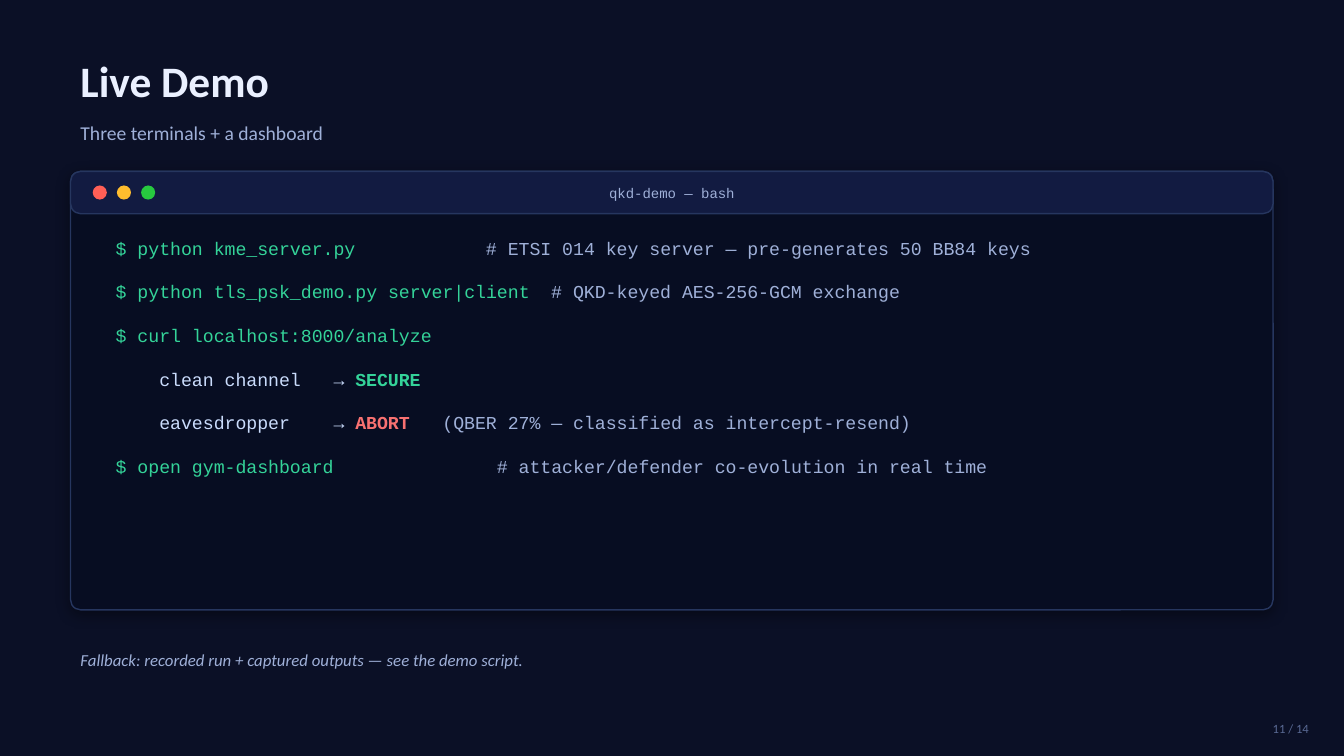
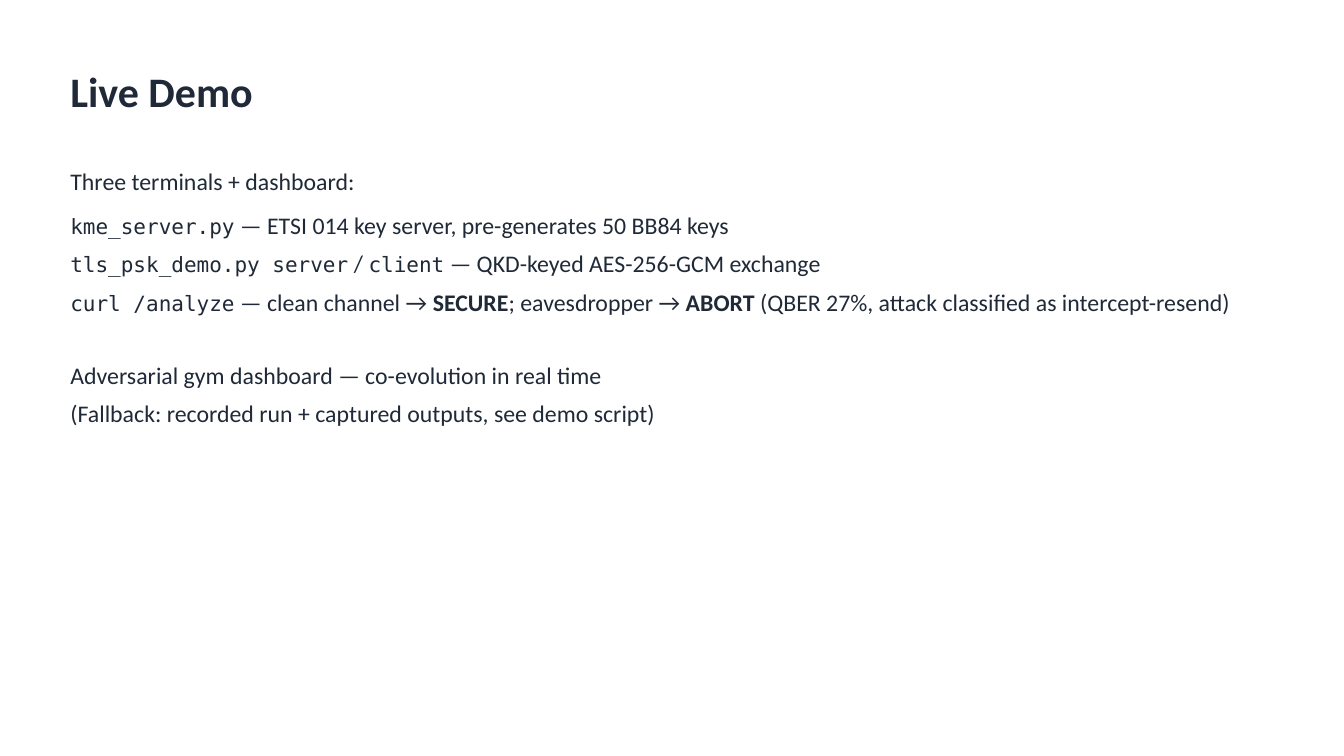
Before and after one commit to John-Jepsen/qkd-avantheir, a slide deck: slide 11 of DOCS/presentation/QKD_Capstone_Deck.pptx. Drawn at 1344x756 pixels with LibreOffice and Linux fonts; fonts in the diff are those of the drawing. Boxes give left, top, right and bottom in pixels: in the first picture for what was removed or moved away, otherwise in the second. Text is boxed around its words. In the diff, an @@ line names an element or a change of style, - is before the commit and + after.

```diff
--- a/DOCS/presentation/QKD_Capstone_Deck.pptx
+++ b/DOCS/presentation/QKD_Capstone_Deck.pptx
@@ background #0B1026 to #FFFFFF @@
@@ text "Live Demo": place and size @@
-text "Live Demo" at (80,66,269,98)
+text "Live Demo" at (70,77,252,108)
@@ text "Live Demo" at (70,77,252,108): size 31 to 30 pt, text colour #EAF0FF to #1F2937; vertical alignment middle to top @@
@@ text "Three terminals + dashboard:" at (70,173,354,190): vertical alignment middle to top @@
@@ text at (70,173,354,190): text changed; size 14 to 17 pt; text colour #9FB0D8 to #1F2937 @@
-Three terminals + a dashboard
+Three terminals + dashboard:
@@ rounded rectangle removed at (71,171,1273,610) @@
@@ rounded rectangle removed at (71,171,1273,214) @@
@@ ellipse removed at (93,186,107,200) @@
@@ ellipse removed at (117,186,131,200) @@
@@ ellipse removed at (141,186,155,200) @@
@@ text removed at (609,188,734,201) @@
-qkd-demo — bash
@@ text added at (70,217,729,239), 17 pt, text #1F2937 @@
+kme_server.py — ETSI 014 key server, pre-generates 50 BB84 keys
@@ text added at (70,255,821,277), 17 pt, text #1F2937 @@
+tls_psk_demo.py server / client — QKD-keyed AES-256-GCM exchange
@@ text removed at (137,242,1031,473) @@
-$ python kme_server.py # ETSI 014 key server — pre-generates 50 BB84 keys
-$ python tls_psk_demo.py server|client # QKD-keyed AES-256-GCM exchange
-$ curl localhost:8000/analyze
-clean channel → SECURE
-eavesdropper → ABORT (QBER 27% — classified as intercept-resend)
-$ open gym-dashboard # attacker/defender co-evolution in real time
@@ text added at (70,293,1230,316), 17 pt, text #1F2937 @@
+curl /analyze — clean channel → SECURE; eavesdropper → ABORT (QBER 27%, attack classified as intercept-resend)
@@ text added at (70,367,601,388), 17 pt, text #1F2937 @@
+Adversarial gym dashboard — co-evolution in real time
@@ text "(Fallback: recorded run + captured ..." at (70,404,655,426): vertical alignment middle to top @@
@@ text at (70,404,655,426): text changed; size 12 to 17 pt; text colour #9FB0D8 to #1F2937; italic off @@
-Fallback: recorded run + captured outputs — see the demo script.
+(Fallback: recorded run + captured outputs, see demo script)
@@ text removed at (1273,725,1309,733) @@
-11 / 14
```
Also in this commit, not shown: 13 other slides changed, 1 other file.
